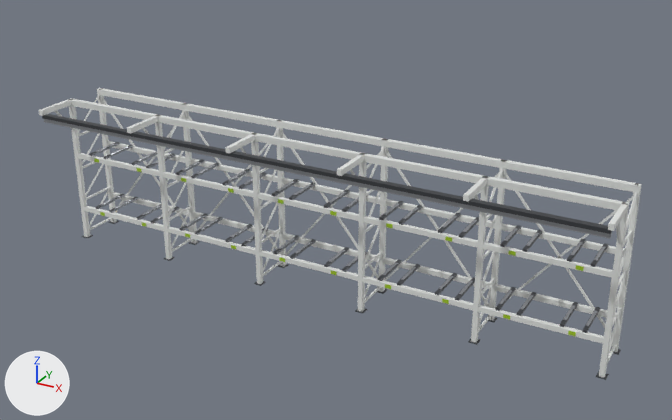
The glTF model models/FMS/GLB/pallet_rack_2L_10S.glb, before and after one commit.
Camera for both pictures: a camera (50 mm lens) standing at (15.16, -16.19, 10.09) and looking at (6.37, -0.21, 2.1). Lighting does not change. The marker at lower left points along +X, +Y and +Z. The first picture is the older version. Where no turn or scale is listed for an object, it has been applied to the vertices.

Names of what the first picture shows: 'rack_frame__steel', 'rack_frame__steel_dark', 'rack_frame__truss_white' and 1 more.
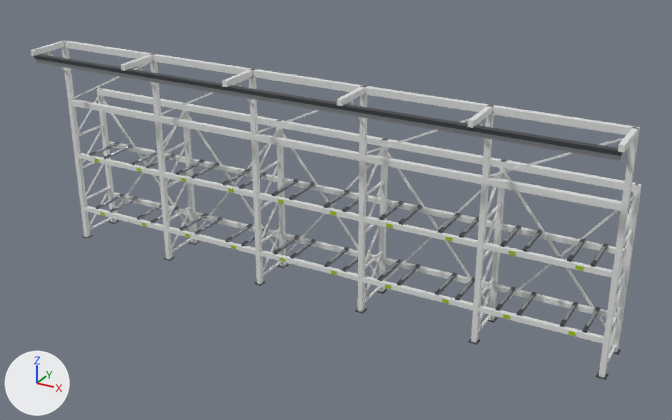
Commit message: Pallet racks with 1-2 levels: RGV guide rail kept at the RGV mast height

What changed in the scene script:
```text
Change me_rack_frame__truss_white:
    remove me_rack_frame__truss_white.from_pydata(...)  # 704 vertices, 1056 faces; spans x -0.7..12.4, y -1.5..0.56, z 0.0..3.6
    add me_rack_frame__truss_white.from_pydata(...)  # 824 vertices, 1272 faces; spans x -0.7..12.4, y -1.5..0.56, z 0.0..5.0
    me_rack_frame__truss_white part 1: the loose piece of 8 vertices spanning x -0.65..12.35, y -0.56..-0.44, z 3.46..3.6 is copied, and the copy is turned -25.9 degrees about the y axis through its middle and scaled by 0.222, then moved by (0.0, 0.0, 0.7); it spans x 4.54..7.16, y -0.52..-0.48, z 3.58..4.88
    me_rack_frame__truss_white part 2: the loose piece of 8 vertices spanning x 4.5..4.6, y -1.5..-0.5, z 3.48..3.6 is moved by (-5.2, 0.0, 1.4)
    me_rack_frame__truss_white part 3: the loose piece of 8 vertices spanning x -0.69..-0.61, y -1.08..-0.47, z 2.78..3.5 is moved by (0.0, 0.0, 1.4)
    me_rack_frame__truss_white part 4: the loose piece of 8 vertices spanning x 12.3..12.4, y -1.5..-0.5, z 3.48..3.6 is moved by (-10.4, 0.0, 1.4)
    me_rack_frame__truss_white part 5: the loose piece of 8 vertices spanning x 7.11..7.19, y -1.08..-0.47, z 2.78..3.5 is moved by (-5.2, 0.0, 1.4)
    me_rack_frame__truss_white part 6: a new loose piece, a box spanning x 4.5..4.6, y -1.5..-0.5, z 4.88..5.0, in mat_truss_white (white #e5e8e5)
    me_rack_frame__truss_white part 7: the loose piece of 8 vertices spanning x 12.31..12.39, y -1.08..-0.47, z 2.78..3.5 is moved by (-7.8, 0.0, 1.4)
    me_rack_frame__truss_white part 8: a new loose piece, a box spanning x 7.1..7.2, y -1.5..-0.5, z 4.88..5.0, in mat_truss_white (white #e5e8e5)
    me_rack_frame__truss_white part 9: a new loose piece, a box spanning x 9.7..9.8, y -1.5..-0.5, z 4.88..5.0, in mat_truss_white (white #e5e8e5)
    me_rack_frame__truss_white part 10: the loose piece of 8 vertices spanning x 9.71..9.79, y -1.08..-0.47, z 2.78..3.5 is copied, and the copy is moved by (0.0, 0.0, 1.4); it spans x 9.71..9.79, y -1.08..-0.47, z 4.18..4.9
    me_rack_frame__truss_white part 11: a new loose piece, a box spanning x 12.3..12.4, y -1.5..-0.5, z 4.88..5.0, in mat_truss_white (white #e5e8e5)
    me_rack_frame__truss_white part 12: the loose piece of 8 vertices spanning x 12.31..12.39, y -1.08..-0.47, z 2.78..3.5 is copied, and the copy is moved by (0.0, 0.0, 1.4); it spans x 12.31..12.39, y -1.08..-0.47, z 4.18..4.9
    me_rack_frame__truss_white part 13: 34 vertices moved from x -0.7..9.8, y -1.5..-0.47, z 2.78..3.6 to x -0.7..12.37, y -0.56..-0.44, z 3.5..5.0; 22 vertices removed from x -0.7..9.79, y -1.5..-0.47, z 2.78..3.6; 54 vertices added at x -0.7..12.4, y -0.56..-0.44, z 3.58..5.0
    other edits to the shape of me_rack_frame__truss_white do not show in these pictures
Change me_rack_frame__steel_dark:
    remove me_rack_frame__steel_dark.from_pydata(...)  # 424 vertices, 636 faces; spans x -0.75..12.45, y -1.47..0.6, z 0.0..3.48
    add me_rack_frame__steel_dark.from_pydata(...)  # 424 vertices, 636 faces; spans x -0.75..12.45, y -1.47..0.6, z 0.0..4.88
    me_rack_frame__steel_dark part 14: the loose piece of 8 vertices spanning x -0.65..12.35, y -1.47..-1.33, z 3.4..3.48 is moved by (0.0, 0.0, 1.4)
Change me_rack_frame__steel:
    remove me_rack_frame__steel.from_pydata(...)  # 328 vertices, 492 faces; spans x -0.65..12.35, y -1.43..0.32, z 0.89..3.4
    add me_rack_frame__steel.from_pydata(...)  # 328 vertices, 492 faces; spans x -0.65..12.35, y -1.43..0.32, z 0.89..4.8
    me_rack_frame__steel part 15: the loose piece of 8 vertices spanning x -0.65..12.35, y -1.43..-1.37, z 3.3..3.4 is moved by (0.0, 0.0, 1.4)
```

Boxes (x1, y1, x2, y2) around the edits, measured in the pictures (672 x 420 px; the box of a moved part takes in the faces that stretch with it):
'rack_frame__truss_white', reshaped (17% taller)
    before: (39, 88, 642, 377)
    after: (31, 40, 642, 377)
'rack_frame__steel_dark', reshaped (22% taller)
    before: (42, 114, 621, 380)
    after: (34, 54, 623, 380)
'rack_frame__steel', reshaped (29% taller)
    before: (44, 119, 612, 326)
    after: (36, 59, 622, 326)
part 1 of me_rack_frame__truss_white, added
    after: (256, 110, 320, 134)
part 2 of me_rack_frame__truss_white, moved or reshaped
    before: (225, 133, 255, 153)
    after: (31, 41, 65, 56)
part 3 of me_rack_frame__truss_white, moved or reshaped
    before: (54, 111, 74, 131)
    after: (47, 51, 67, 75)
part 4 of me_rack_frame__truss_white, moved or reshaped
    before: (608, 203, 628, 231)
    after: (121, 54, 153, 71)
part 5 of me_rack_frame__truss_white, moved or reshaped
    before: (350, 169, 363, 191)
    after: (137, 66, 155, 89)
part 6 of me_rack_frame__truss_white, added
    after: (222, 70, 253, 87)
part 7 of me_rack_frame__truss_white, moved or reshaped
    before: (616, 223, 622, 245)
    after: (237, 82, 253, 106)
part 8 of me_rack_frame__truss_white, added
    after: (337, 87, 365, 106)
part 9 of me_rack_frame__truss_white, added
    after: (467, 106, 492, 128)
part 10 of me_rack_frame__truss_white, added
    after: (479, 121, 489, 147)
part 11 of me_rack_frame__truss_white, added
    after: (618, 127, 638, 152)
part 12 of me_rack_frame__truss_white, added
    after: (626, 146, 632, 172)
part 13 of me_rack_frame__truss_white, moved or reshaped
    before: (39, 99, 487, 216)
    after: (62, 40, 640, 205)
part 14 of me_rack_frame__steel_dark, moved or reshaped
    before: (42, 114, 612, 234)
    after: (34, 54, 623, 156)
part 15 of me_rack_frame__steel, moved or reshaped
    before: (44, 119, 612, 239)
    after: (36, 59, 622, 161)
